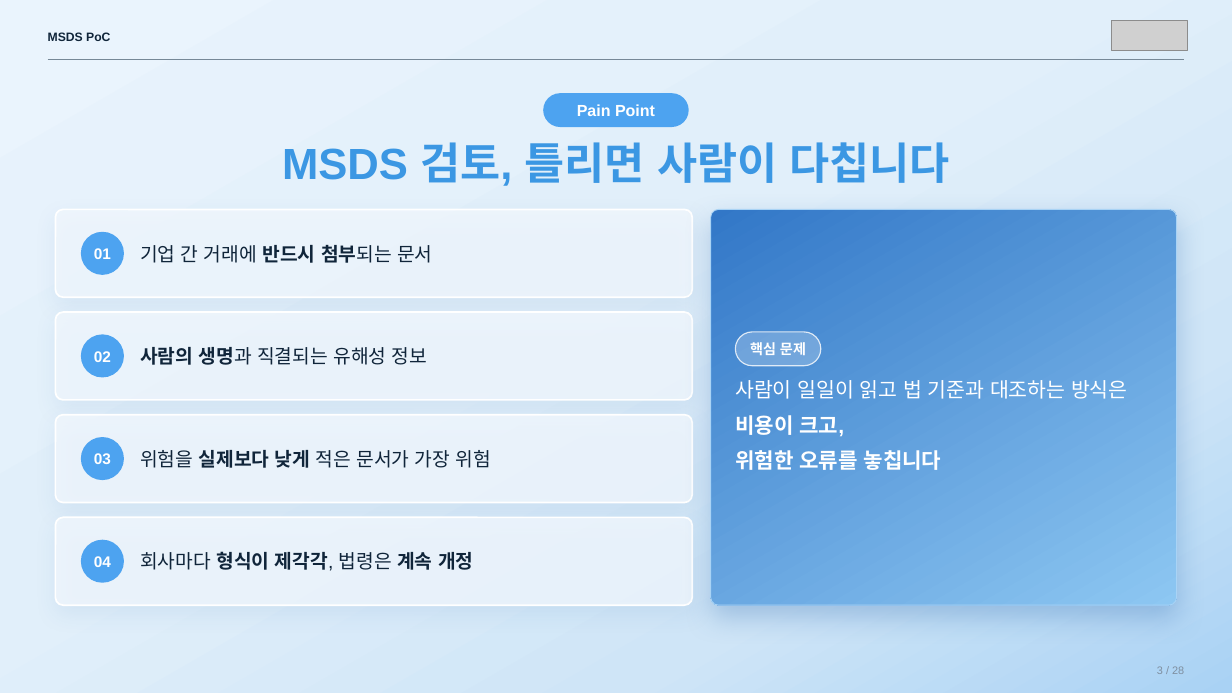
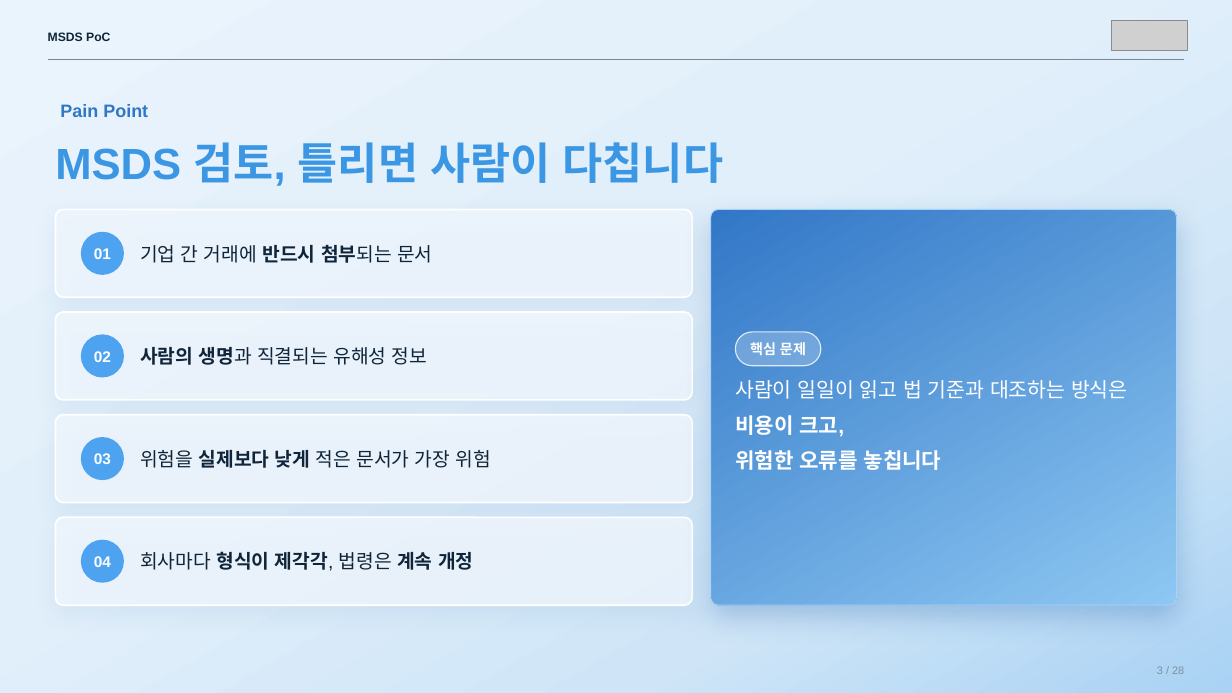
Before and after one commit to sunub/for-digital-divide, a slide deck: slide 3 of MSDS_PoC_flat.pptx. Drawn at 1232x693 pixels with LibreOffice and Linux fonts; fonts in the diff are those of the drawing; grey boxes stand for pictures. Boxes give left, top, right and bottom in pixels: in the first picture for what was removed or moved away, otherwise in the second. Text is boxed around its words. In the diff, an @@ line names an element or a change of style, - is before the commit and + after.

```diff
--- a/MSDS_PoC_flat.pptx
+++ b/MSDS_PoC_flat.pptx
@@ text "Pain Point": place and size @@
-text "Pain Point" at (543,93,689,128)
+text "Pain Point" at (60,104,148,117)
@@ text "Pain Point" at (60,104,148,117): size 12.5 to 14 pt, text colour #FFFFFF to #2F78C4; alignment centre to left; fill #4DA3F0 to none @@
@@ text "MSDS 검토, 틀리면 사람이 다칩니다": place and size @@
-text "MSDS 검토, 틀리면 사람이 다칩니다" at (282,142,949,186)
+text "MSDS 검토, 틀리면 사람이 다칩니다" at (55,142,723,186)
@@ text "MSDS 검토, 틀리면 사람이 다칩니다" at (55,142,723,186): alignment centre to left @@
```
Also in this commit, not shown: 24 other slides changed.
